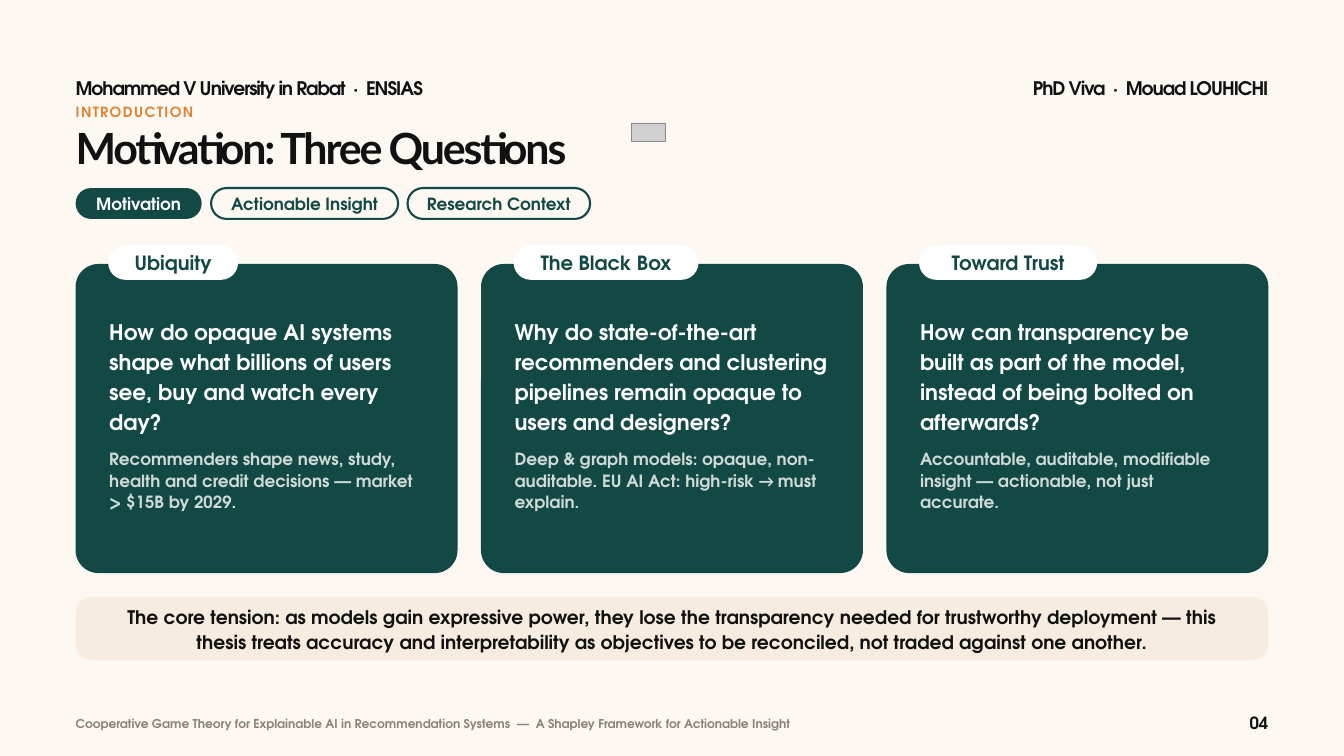
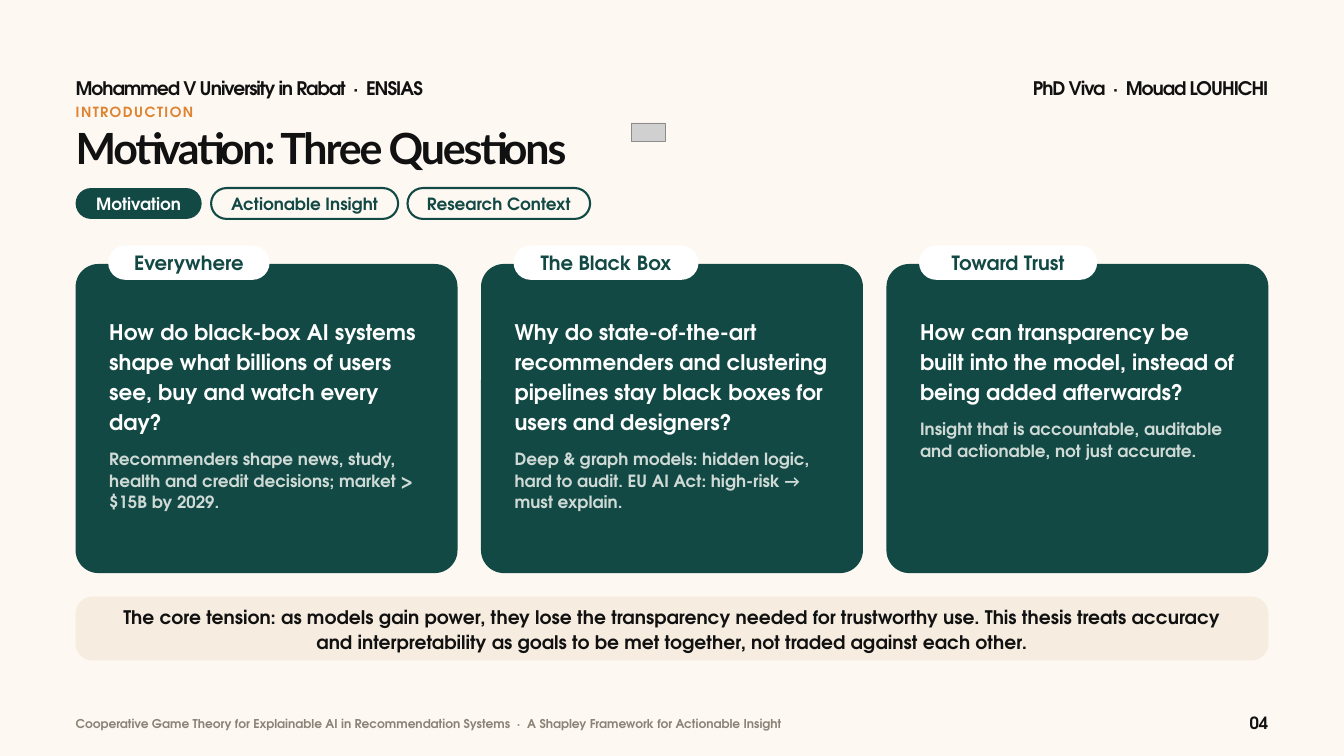
Before and after one commit to mouadlouhichi/phd-prep, a slide deck: slide 4 of try/MOUAD_LOUHICHI_VIVA_40min_BeigeGreen.pptx. Drawn at 1344x756 pixels with LibreOffice and Linux fonts; fonts in the diff are those of the drawing; grey boxes stand for pictures. Boxes give left, top, right and bottom in pixels: in the first picture for what was removed or moved away, otherwise in the second. Text is boxed around its words. In the diff, an @@ line names an element or a change of style, - is before the commit and + after.

```diff
--- a/try/MOUAD_LOUHICHI_VIVA_40min_BeigeGreen.pptx
+++ b/try/MOUAD_LOUHICHI_VIVA_40min_BeigeGreen.pptx
@@ rounded rectangle "Everywhere": place and size @@
-rounded rectangle "Everywhere" at box(109, 247, 237, 279)
+rounded rectangle "Everywhere" at box(109, 247, 268, 279)
@@ text in rounded rectangle at box(134, 255, 243, 274): text changed @@
-Ubiquity
+Everywhere
@@ text at box(109, 324, 416, 511): text changed; size 18 to 23 pt; text colour #CFDAD6 to #FFFFFF @@
-How do opaque AI systems shape what billions of users see, buy and watch every day?
-Recommenders shape news, study, health and credit decisions — market > $15B by 2029.
+How do black-box AI systems shape what billions of users see, buy and watch every day?
+Recommenders shape news, study, health and credit decisions; market > $15B by 2029.
@@ text at box(515, 324, 827, 511): text changed @@
-Why do state-of-the-art recommenders and clustering pipelines remain opaque to users and designers?
-Deep & graph models: opaque, non-auditable. EU AI Act: high-risk → must explain.
+Why do state-of-the-art recommenders and clustering pipelines stay black boxes for users and designers?
+Deep & graph models: hidden logic, hard to audit. EU AI Act: high-risk → must explain.
@@ text at box(920, 324, 1234, 460): text changed @@
-How can transparency be built as part of the model, instead of being bolted on afterwards?
-Accountable, auditable, modifiable insight — actionable, not just accurate.
+How can transparency be built into the model, instead of being added afterwards?
+Insight that is accountable, auditable and actionable, not just accurate.
@@ text in rounded rectangle at box(123, 609, 1220, 653): text changed @@
-The core tension: as models gain expressive power, they lose the transparency needed for trustworthy deployment — this thesis treats accuracy and interpretability as objectives to be reconciled, not traded against one another.
+The core tension: as models gain power, they lose the transparency needed for trustworthy use. This thesis treats accuracy and interpretability as goals to be met together, not traded against each other.
@@ text at box(76, 719, 782, 731): text changed @@
-Cooperative Game Theory for Explainable AI in Recommendation Systems — A Shapley Framework for Actionable Insight
+Cooperative Game Theory for Explainable AI in Recommendation Systems · A Shapley Framework for Actionable Insight
```
Also in this commit, not shown: 62 other slides changed, 4 other files.
